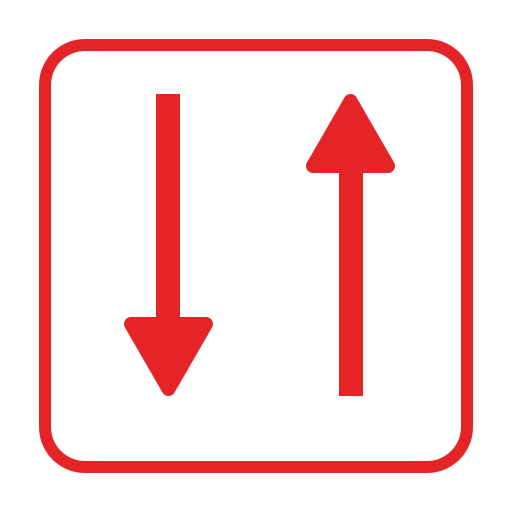
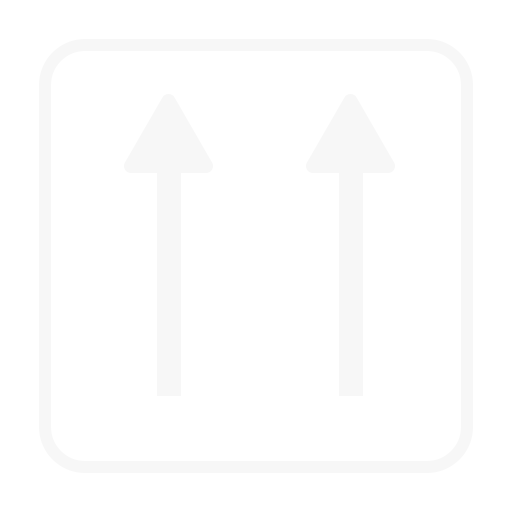
Two versions of the same layered image (512 × 512). Layer-by-layer changes:
hid group "back" (2 layers) over box(124, 94, 213, 396)
painted on "Line 1 copy" (1st of 2, in "back") over box(156, 94, 180, 329)
painted on "Triangle 1 copy" (1st of 2, in "back") over box(124, 317, 213, 396)
showed group "forward" (2 layers) over box(124, 94, 213, 396)
painted on "Line 1 copy" (2nd of 2, in "forward") over box(157, 134, 181, 396)
painted on "Triangle 1 copy" (2nd of 2, in "forward") over box(124, 94, 213, 173)
painted on "Line 1" over box(339, 161, 363, 396)
painted on "Triangle 1" over box(306, 94, 395, 173)
painted on "Rectangle 1" over box(39, 39, 473, 473)
